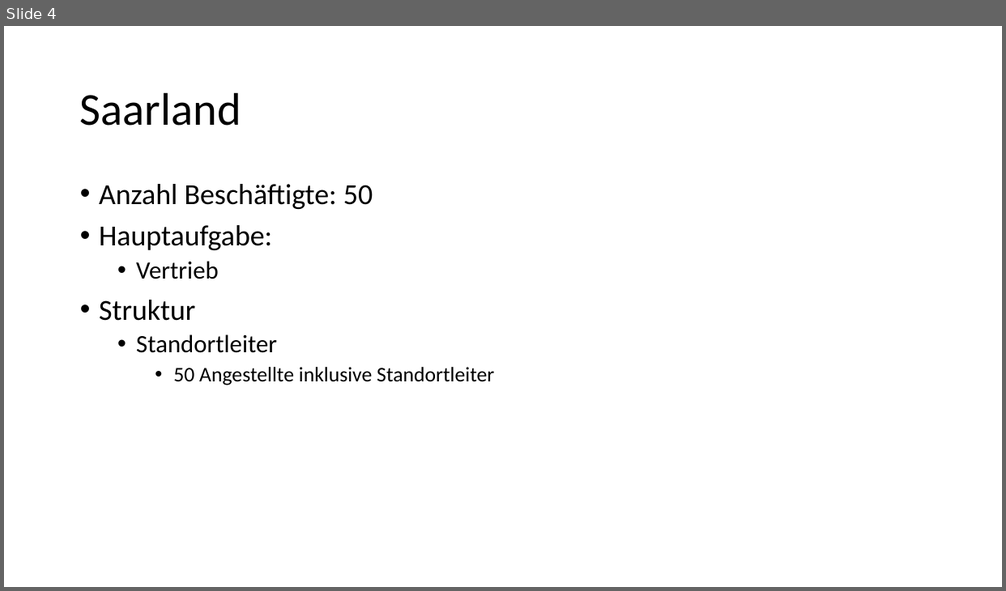
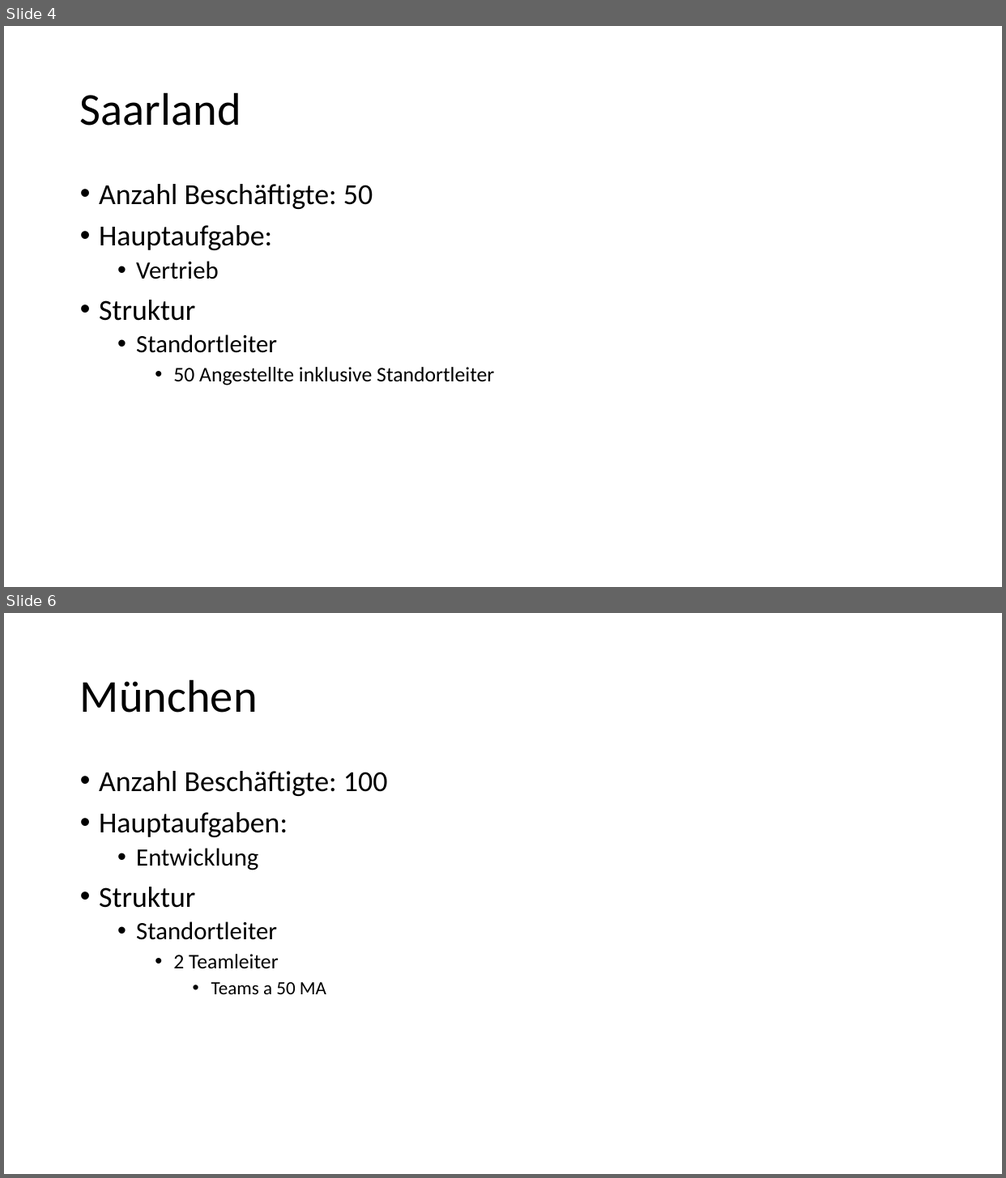
Before and after one commit to Masterarth/PM, a slide deck: documents/projectmanagement/Allgemeines/Unternehmensanalyse-Struktur.pptx. Shown one above the other, each under a label of ours: slide 4 before the commit, slides 4 and 6 after it; the slides between them are not shown. The pictures are 1006x591 and 1006x1178 pixels, drawn with LibreOffice and Linux fonts; fonts in the diff are those of the drawing. Boxes give left, top, right and bottom in pixels: in the first picture for what was removed or moved away, otherwise in the second. Text is boxed around its words. In the diff, an @@ line names an element or a change of style, - is before the commit and + after.

```diff
--- a/documents/projectmanagement/Allgemeines/Unternehmensanalyse-Struktur.pptx
+++ b/documents/projectmanagement/Allgemeines/Unternehmensanalyse-Struktur.pptx
@@ slide 6 added at [4, 613, 1002, 1174], background #FFFFFF @@
@@ title added at [80, 679, 258, 713], 44 pt, text #000000 @@
+München
@@ text added at [99, 771, 388, 995], 28 pt, text #000000 @@
+• Anzahl Beschäftigte: 100
+• Hauptaufgaben:
+  • Entwicklung
+• Struktur
+  • Standortleiter
+    • 2 Teamleiter
+      • Teams a 50 MA
```
Also in this commit, not shown: 4 slides changed, 2 other slides added, 2 other files.
